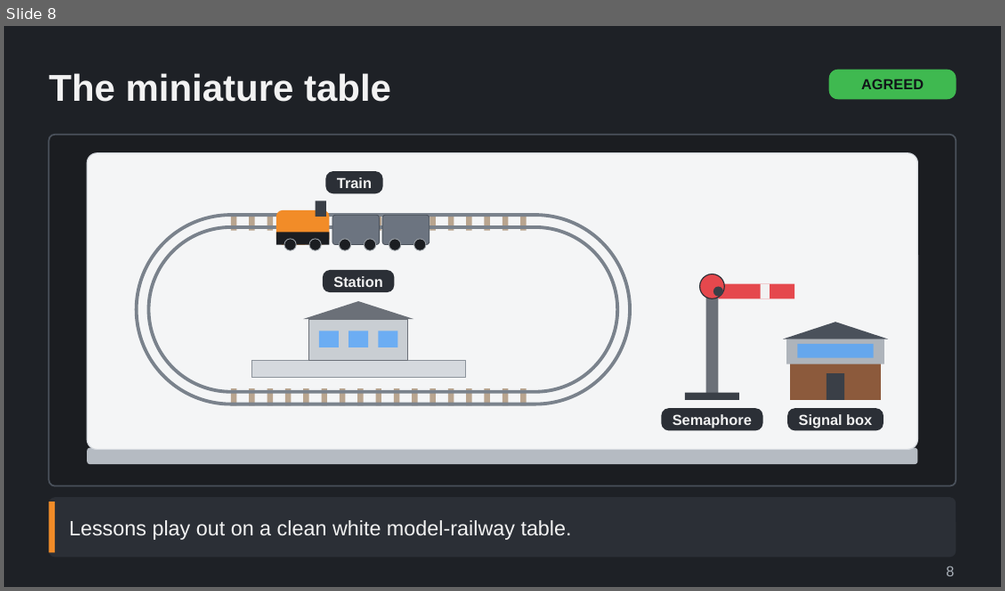
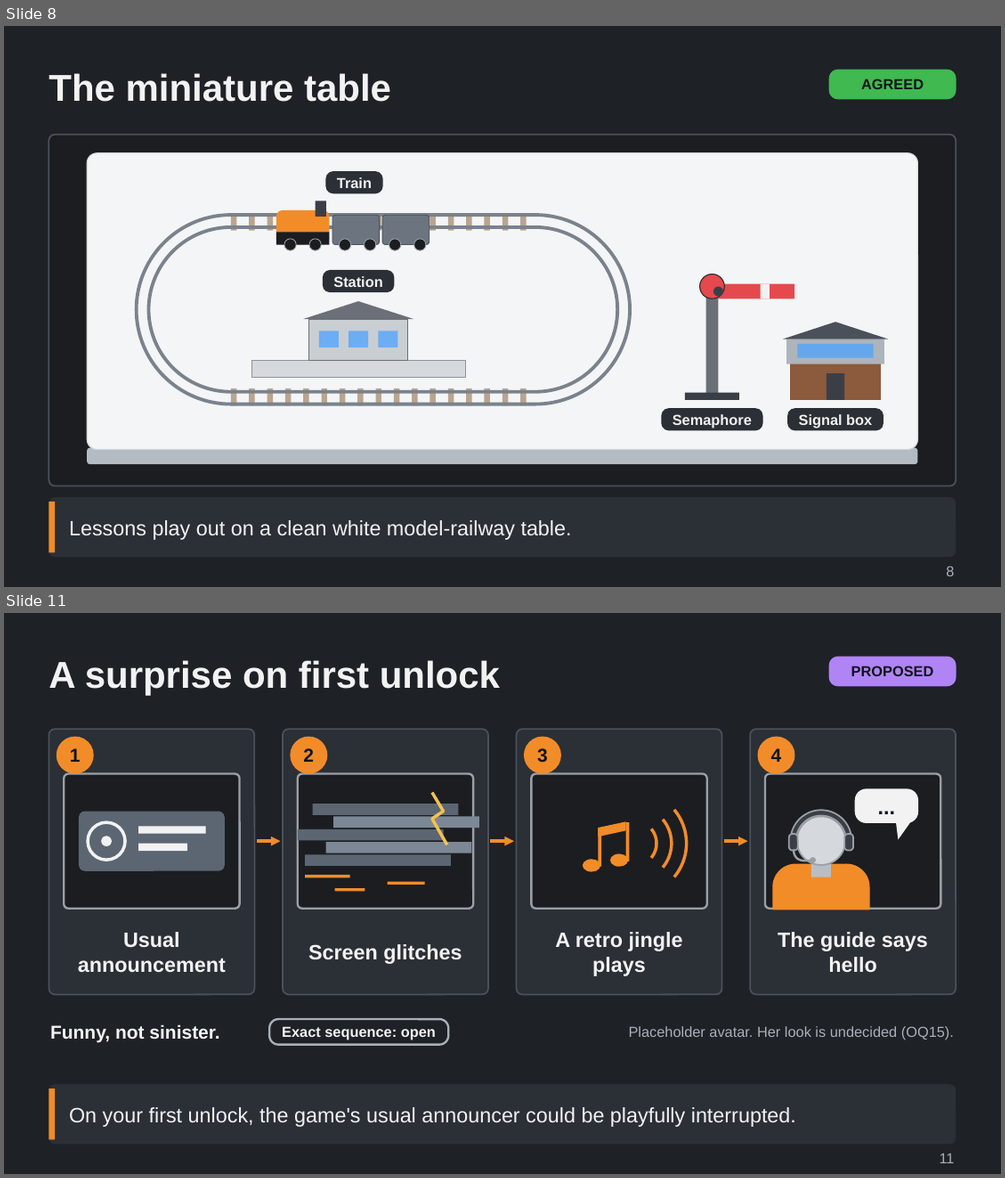
Before and after one commit to Tarenkookoo/Satisfactory---Early-Locomotion, a slide deck: Reporting/Claude Presents/Deck6_Assistant/Railway_Guide_Lessons_and_Build_Menu_Explained.pptx. Shown one above the other, each under a label of ours: slide 8 before the commit, slides 8 and 11 after it; the slides between them are not shown. The pictures are 1005x591 and 1005x1178 pixels, drawn with LibreOffice and Linux fonts; fonts in the diff are those of the drawing. Boxes give left, top, right and bottom in pixels: in the first picture for what was removed or moved away, otherwise in the second. Text is boxed around its words. In the diff, an @@ line names an element or a change of style, - is before the commit and + after.

```diff
--- a/Reporting/Claude Presents/Deck6_Assistant/Railway_Guide_Lessons_and_Build_Menu_Explained.pptx
+++ b/Reporting/Claude Presents/Deck6_Assistant/Railway_Guide_Lessons_and_Build_Menu_Explained.pptx
@@ slide 11 added at box(4, 613, 1001, 1174), background #1E2126 @@
@@ title added at box(48, 660, 500, 695), 36 pt, text #F2F2F2, bold @@
+A surprise on first unlock
@@ rounded rectangle added at box(829, 657, 956, 686), fill #B084F5, 14 pt, text #101418, bold @@
+PROPOSED
@@ group added at box(48, 729, 956, 995): 13 rectangles, 12 rounded rectangles, 10 ellipses, 8 freeform shapes, 4 texts, 3 arrows, 1 round same rect @@
+1
+Usual announcement
+2
+Screen glitches
+3
+A retro jingle plays
+4
+The guide says hello
+...
@@ text added at box(50, 1024, 219, 1043), 18 pt, text #F2F2F2, bold @@
+Funny, not sinister.
@@ rounded rectangle added at box(269, 1019, 448, 1045), outline #A9B0B8 2 pt, 14 pt, text #F2F2F2, bold @@
+Exact sequence: open
@@ text added at box(629, 1026, 954, 1040), 14 pt, text #A9B0B8 @@
+Placeholder avatar. Her look is undecided (OQ15).
@@ rounded rectangle added at box(48, 1084, 956, 1144), fill #2B2F36 @@
@@ rectangle added at box(48, 1088, 55, 1140), fill #F28C28 @@
@@ text added at box(69, 1107, 796, 1127), 20 pt, text #F2F2F2 @@
+On your first unlock, the game's usual announcer could be playfully interrupted.
@@ text added at box(939, 1153, 955, 1163), 14 pt, text #A9B0B8 @@
+11
```
Also in this commit, not shown: 7 other slides added, 1 other file.
